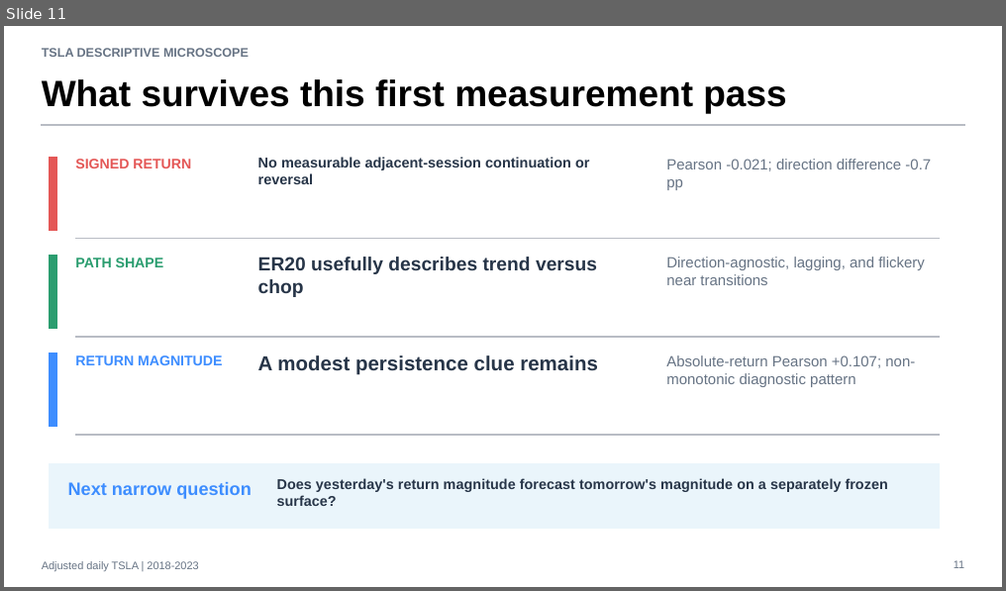
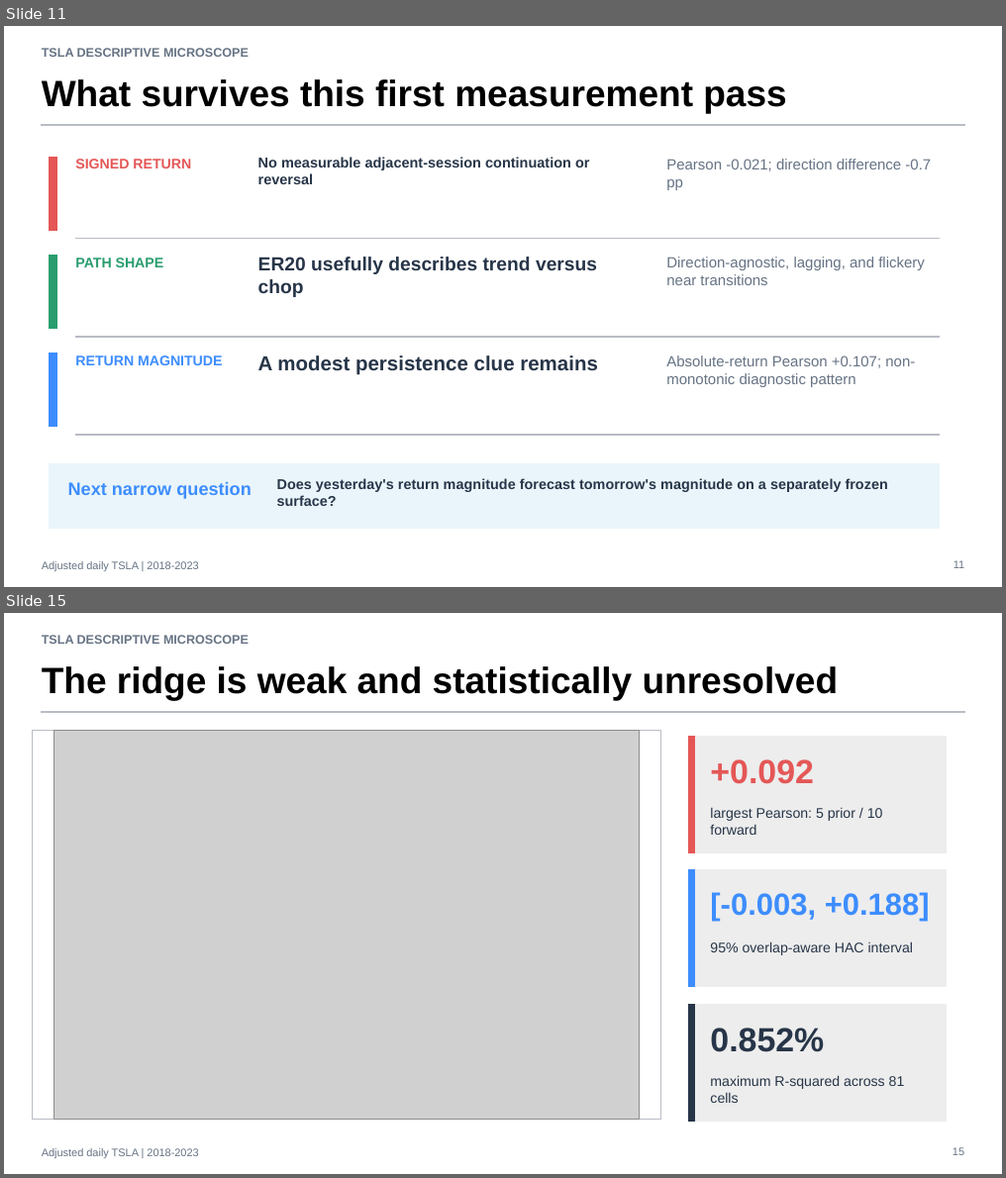
Before and after one commit to Francisc0Franc0/Time-Series-Modeling-Gen5, a slide deck: operator_hypothesis_lab/presentations/tsla_descriptive_microscope_evidence.pptx. Shown one above the other, each under a label of ours: slide 11 before the commit, slides 11 and 15 after it; the slides between them are not shown. The pictures are 1006x591 and 1006x1178 pixels, drawn with LibreOffice and Linux fonts; fonts in the diff are those of the drawing; grey boxes stand for pictures. Boxes give left, top, right and bottom in pixels: in the first picture for what was removed or moved away, otherwise in the second. Text is boxed around its words. In the diff, an @@ line names an element or a change of style, - is before the commit and + after.

Commit message:
Explore TSLA cumulative return horizon grid

```diff
--- a/operator_hypothesis_lab/presentations/tsla_descriptive_microscope_evidence.pptx
+++ b/operator_hypothesis_lab/presentations/tsla_descriptive_microscope_evidence.pptx
@@ slide 15 added at box(4, 613, 1002, 1174), background #FFFFFF @@
@@ text added at box(42, 635, 249, 644), 12 pt, text #667384, bold @@
+TSLA DESCRIPTIVE MICROSCOPE
@@ text added at box(42, 666, 839, 700), 35.2 pt, text #000000, bold @@
+The ridge is weak and statistically unresolved
@@ rectangle added at box(33, 730, 661, 1120), fill #FFFFFF, outline #B8BCC4 0.75 pt @@
@@ rectangle added at box(42, 711, 964, 713), fill #B8BCC4, outline #B8BCC4 0 pt @@
@@ picture added at box(54, 730, 639, 1120) @@
@@ rectangle added at box(689, 737, 946, 854), fill #EDEDED, outline #EDEDED 0 pt @@
@@ rectangle added at box(689, 737, 695, 854), fill #E45756, outline #E45756 0 pt @@
@@ text added at box(710, 760, 814, 784), 32.2 pt, text #E45756, bold @@
++0.092
@@ text added at box(710, 807, 883, 835), 13.5 pt, text #273548 @@
+largest Pearson: 5 prior / 10 forward
@@ rectangle added at box(689, 870, 946, 987), fill #EDEDED, outline #EDEDED 0 pt @@
@@ rectangle added at box(689, 870, 695, 987), fill #3D8DFF, outline #3D8DFF 0 pt @@
@@ text added at box(710, 892, 930, 921), 29.6 pt, text #3D8DFF, bold @@
+[-0.003, +0.188]
@@ text added at box(710, 942, 913, 956), 13.5 pt, text #273548 @@
+95% overlap-aware HAC interval
@@ rectangle added at box(689, 1004, 946, 1121), fill #EDEDED, outline #EDEDED 0 pt @@
@@ rectangle added at box(689, 1004, 695, 1121), fill #273548, outline #273548 0 pt @@
@@ text added at box(710, 1028, 824, 1053), 32.2 pt, text #273548, bold @@
+0.852%
@@ text added at box(710, 1075, 905, 1103), 13.5 pt, text #273548 @@
+maximum R-squared across 81 cells
@@ text added at box(42, 1149, 198, 1158), 10.5 pt, text #667384 @@
+Adjusted daily TSLA | 2018-2023
@@ text added at box(952, 1148, 964, 1156), 10.5 pt, text #667384 @@
+15
```
Also in this commit, not shown: 5 other slides added, 5 other files.
